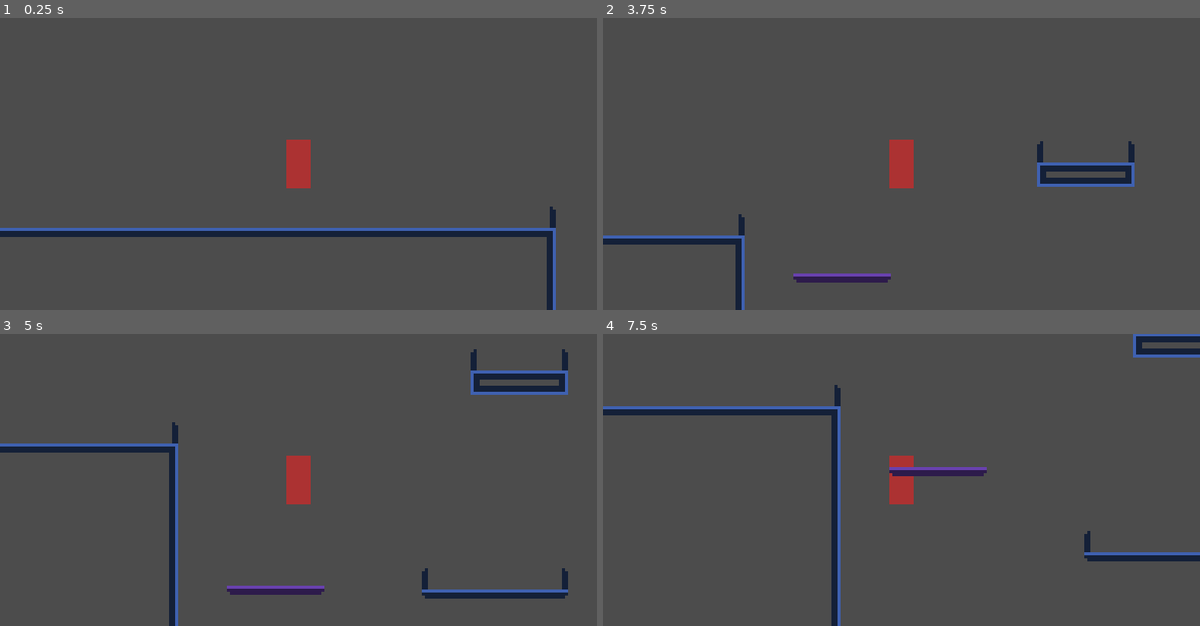
Above: before the commit, frames 1-4 (two rows, left to right).
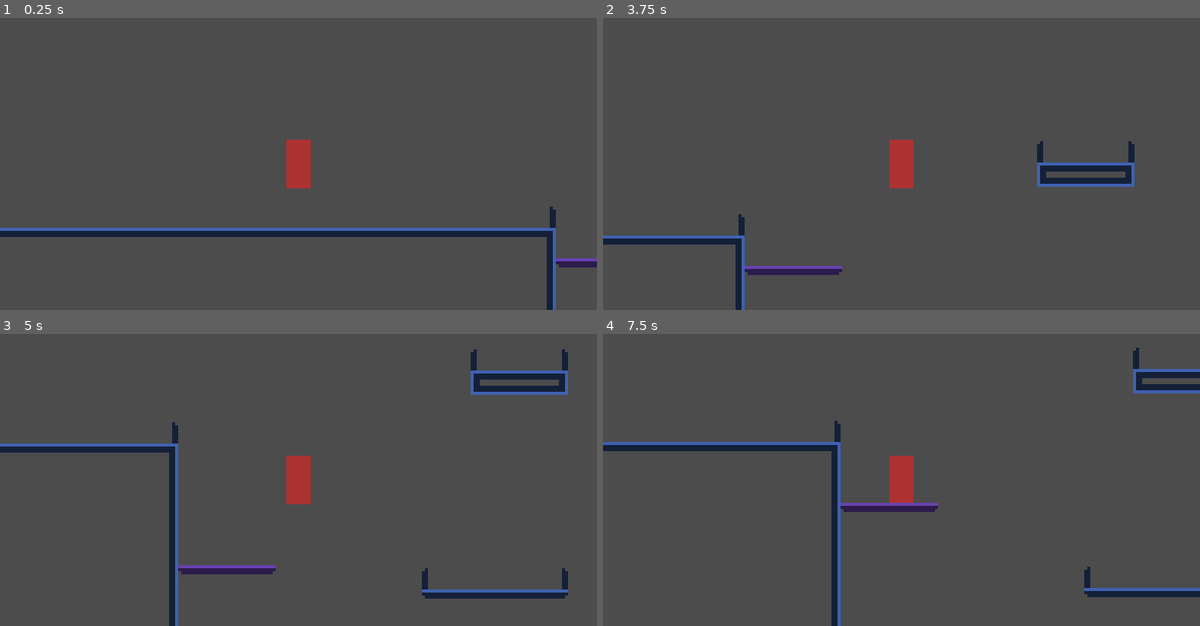
Above: after the commit, the same moments.

Repository: ChaosWitchNikol/this-unnamed-sci-fi-metroidvania
Game: Godot game, scene res://Main.tscn
Two runs of this game, one before a commit and one after it. Both use one fixed random seed, a clock stepped at 60 frames per second and the inputs below.
Inputs:
- Up to frame 1 (0.25 s): no input
- Up to frame 2 (3.75 s): hold Right (ui_right) 0.53-2.03 s; tap Space (ui_select) at 0.77, 1.52, 3.02 s; hold Left (ui_left) 2.03-2.78 s; hold Right (ui_right) from 2.78 s (still down)
- Up to frame 3 (5 s): tap Space (ui_select) at 3.77, 4.52 s; release Right (ui_right) at 4.28 s; hold Left (ui_left) from 4.28 s (still down)
- Up to frame 4 (7.5 s): release Left (ui_left) at 5.03 s; hold Right (ui_right) 5.03-5.78 s; hold Left (ui_left) 5.78-7.28 s; tap Space (ui_select) at 6.02, 6.77 s; hold Right (ui_right) from 7.28 s (still down)

The runs differ from the first frame. In frame 1, 0.2% of the frame differs, in the area x 93-100%, y 82-86%; in frame 2, 1.0%; in frame 3, 1.0%; in frame 4, 6.4%, in the area x 0-100%, y 0-91%.

Commit message:
moving platform refactoring

Diff:
--- a/src/Main.tscn
+++ b/src/Main.tscn
@@ -1,9 +1,10 @@
-[gd_scene load_steps=5 format=2]
+[gd_scene load_steps=6 format=2]
 
 [ext_resource path="res://assests/tilesets/base.tileset.tres" type="TileSet" id=1]
 [ext_resource path="res://scenes/Player.tscn" type="PackedScene" id=2]
-[ext_resource path="res://scenes/MovingPlatform.tscn" type="PackedScene" id=3]
-[ext_resource path="res://scenes/MovingPlatformPoint.tscn" type="PackedScene" id=4]
+[ext_resource path="res://scenes/MovingPlatform.container.tscn" type="PackedScene" id=3]
+[ext_resource path="res://scenes/MovingPlatform.tscn" type="PackedScene" id=4]
+[ext_resource path="res://scenes/MovingPlatform.point.tscn" type="PackedScene" id=5]
 
 [node name="Main" type="Node2D"]
 
@@ -24,22 +25,11 @@
 
 [node name="platforms" type="Node" parent="."]
 
-[node name="PlatformMooving" parent="platforms" instance=ExtResource( 3 )]
-position = Vector2( 240, 128 )
-ONE_WAY_COLLISION = true
+[node name="MovingPlatformContainer" parent="platforms" instance=ExtResource( 3 )]
+position = Vector2( 224, 120 )
+TILE_WIDTH = 4
 
-[node name="MoovingPlatformPoint" parent="platforms/PlatformMooving" instance=ExtResource( 4 )]
+[node name="MovingPlatform" parent="platforms/MovingPlatformContainer" instance=ExtResource( 4 )]
+
+[node name="MovingPlatformPoint" parent="platforms/MovingPlatformContainer" instance=ExtResource( 5 )]
 position = Vector2( 0, 80 )
-COLOR = Color( 1, 1, 1, 1 )
-
-[node name="PlatformMooving2" parent="platforms" instance=ExtResource( 3 )]
-position = Vector2( 696, 152 )
-
-[node name="MoovingPlatformPoint" parent="platforms/PlatformMooving2" instance=ExtResource( 4 )]
-position = Vector2( 176, 0 )
-COLOR = Color( 1, 1, 1, 1 )
-
-[node name="MoovingPlatformPoint2" parent="platforms/PlatformMooving2" instance=ExtResource( 4 )]
-position = Vector2( 96, -40 )
-ORDER_NUMBER = 2
-COLOR = Color( 1, 1, 1, 1 )
--- a/src/assests/tilesets/base.tileset.tres
+++ b/src/assests/tilesets/base.tileset.tres
@@ -1,7 +1,6 @@
 [gd_resource type="TileSet" load_steps=31 format=2]
 
 [ext_resource path="res://assests/tilesets/base.tileset.png" type="Texture" id=1]
-
 
 [sub_resource type="OccluderPolygon2D" id=1]
 polygon = PoolVector2Array( 0, 0, 8, 0, 8, 8, 0, 8 )
--- a/src/project.godot
+++ b/src/project.godot
@@ -14,10 +14,20 @@
 "language": "GDScript",
 "path": "res://utils/Constants.gd"
 }, {
-"base": "Position2D",
+"base": "KinematicBody2D",
+"class": "MovingPlatform",
+"language": "GDScript",
+"path": "res://scripts/MovingPlatform.gd"
+}, {
+"base": "Node2D",
+"class": "MovingPlatformContainer",
+"language": "GDScript",
+"path": "res://scripts/MovingPlatform.container.gd"
+}, {
+"base": "Node2D",
 "class": "MovingPlatformPoint",
 "language": "GDScript",
-"path": "res://scripts/MovingPlatformPoint.gd"
+"path": "res://scripts/MovingPlatform.point.gd"
 }, {
 "base": "Object",
 "class": "Utils",
@@ -26,6 +36,8 @@
 } ]
 _global_script_class_icons={
 "Const": "",
+"MovingPlatform": "",
+"MovingPlatformContainer": "",
 "MovingPlatformPoint": "",
 "Utils": ""
 }
--- /dev/null
+++ b/src/scenes/MovingPlatform.container.tscn
@@ -0,0 +1,10 @@
+[gd_scene load_steps=3 format=2]
+
+[ext_resource path="res://scripts/MovingPlatform.container.gd" type="Script" id=1]
+[ext_resource path="res://scenes/MovingPlatform.point.tscn" type="PackedScene" id=2]
+
+[node name="MovingPlatformContainer" type="Node2D"]
+script = ExtResource( 1 )
+COLOR = Color( 1, 1, 1, 1 )
+
+[node name="MovingPlatformPoint0" parent="." instance=ExtResource( 2 )]
--- /dev/null
+++ b/src/scenes/MovingPlatform.point.tscn
@@ -0,0 +1,15 @@
+[gd_scene load_steps=2 format=2]
+
+[ext_resource path="res://scripts/MovingPlatform.point.gd" type="Script" id=1]
+
+[node name="MovingPlatformPoint" type="Node2D"]
+z_index = 100
+script = ExtResource( 1 )
+
+[node name="Label" type="Label" parent="."]
+margin_left = -24.0
+margin_top = -16.0
+margin_right = 24.0
+text = "1"
+align = 1
+valign = 1
--- a/src/scenes/MovingPlatform.tscn
+++ b/src/scenes/MovingPlatform.tscn
@@ -1,27 +1,21 @@
-[gd_scene load_steps=6 format=2]
+[gd_scene load_steps=4 format=2]
 
 [ext_resource path="res://scripts/MovingPlatform.gd" type="Script" id=1]
-[ext_resource path="res://scripts/MovingPlatformBody.gd" type="Script" id=2]
-[ext_resource path="res://assests/tilesets/base.platform.tileset.tres" type="TileSet" id=3]
-[ext_resource path="res://scripts/MovingPlatformTiles.gd" type="Script" id=4]
+[ext_resource path="res://assests/tilesets/base.platform.tileset.tres" type="TileSet" id=2]
 
 [sub_resource type="RectangleShape2D" id=1]
-extents = Vector2( 16, 4 )
+extents = Vector2( 8, 4 )
 
-[node name="PlatformMooving" type="Node2D"]
+[node name="MovingPlatform" type="KinematicBody2D"]
 script = ExtResource( 1 )
 
-[node name="Body" type="KinematicBody2D" parent="."]
-script = ExtResource( 2 )
-
-[node name="Collision" type="CollisionShape2D" parent="Body"]
+[node name="Collision" type="CollisionShape2D" parent="."]
+position = Vector2( 0, 4 )
 shape = SubResource( 1 )
 
-[node name="Tiles" type="TileMap" parent="Body"]
-position = Vector2( -16, -4 )
-tile_set = ExtResource( 3 )
+[node name="Tiles" type="TileMap" parent="."]
+tile_set = ExtResource( 2 )
 cell_size = Vector2( 8, 8 )
-cell_quadrant_size = 4
+cell_quadrant_size = 2
 format = 1
-tile_data = PoolIntArray( 0, 3, 0, 1, 4, 0, 2, 4, 0, 3, 536870915, 0 )
-script = ExtResource( 4 )
+tile_data = PoolIntArray( 65535, 0, 0, 0, 2, 0 )
--- a/src/scenes/MovingPlatformPoint.tscn
+++ /dev/null
@@ -1,15 +0,0 @@
-[gd_scene load_steps=2 format=2]
-
-[ext_resource path="res://scripts/MovingPlatformPoint.gd" type="Script" id=1]
-
-[node name="MoovingPlatformPoint" type="Position2D"]
-script = ExtResource( 1 )
-
-[node name="Label" type="Label" parent="."]
-margin_left = -20.0
-margin_top = -20.0
-margin_right = 20.0
-margin_bottom = -6.0
-text = "1"
-align = 1
-valign = 1
--- /dev/null
+++ b/src/scripts/MovingPlatform.container.gd
@@ -0,0 +1,46 @@
+tool
+extends Node2D
+class_name MovingPlatformContainer
+const class_type : String = "MovingPlatformContainer"
+
+export (float, 10, 100) var MOVEMENT_SPEED : float = 40.0
+export var ONE_WAY_COLLISION : bool = true setget __set_one_way_collision
+export (int, 2, 8) var TILE_WIDTH : int = 2 setget __set_tile_width
+export var COLOR : Color = "#FFFFFF" setget __set_color
+
+func _ready() -> void:
+	$MovingPlatformPoint0.set_as_zero()
+	update_points()
+
+func update_points() -> void:
+	for point in get_points():
+		point.update_all(self)
+func get_points() -> Array:
+	var points : Array = Utils.get_node_children_by_class_type(self, MovingPlatformPoint.class_type)
+	return Utils.sort_nodes_by_order_number(points)
+
+func get_points_positions() -> Array:
+	var positions : Array = Array()
+	for point in get_points():
+		positions.append(point.position)
+	return positions
+
+func clear_points() -> void:
+	var points : Array = Utils.get_node_children_by_class_type(self, MovingPlatformPoint.class_type)
+	for point in points:
+		point.queue_free()
+
+
+
+func __set_one_way_collision(value : bool) -> void:
+	ONE_WAY_COLLISION = value
+	print(value)
+	update_points()
+
+func __set_tile_width(value : int) -> void:
+	TILE_WIDTH = value
+	update_points()
+
+func __set_color(value : Color) -> void:
+	COLOR = value
+	update_points()
--- a/src/scripts/MovingPlatform.gd
+++ b/src/scripts/MovingPlatform.gd
@@ -1,66 +1,57 @@
-tool
-extends Node2D
+extends KinematicBody2D
+class_name MovingPlatform
 
-const PointScene : PackedScene = preload("res://scenes/MovingPlatformPoint.tscn")
+var points : Array = Array()
+var target_point_index : int = 0
 
-onready var Tiles : TileMap = get_node("Body/Tiles")
-
-#	export variables
-export var MOVEMENT_SPEED : float = 40.0
-export var ONE_WAY_COLLISION : bool = false setget __set_one_way_collision
-export (int, 2, 16) var SIZE_X : int = 4 setget __set_size_x
-
-#	point variables
-var all_points : Array
-var current_point_index : int = 0
-var next_point_index : int = 1
-
-#	lifetime variables
 var direction : Vector2 = Vector2()
+var move_speed : float = 0
 
 func _ready() -> void:
-	# create starting point
-	var point = PointScene.instance()
-	point.set_as_start()
-	add_child(point)
-
-	# get all points and sort them by order number
-	all_points = Utils.get_node_children_by_type(self, "Position2D")
-	all_points = Utils.sort_nodes_by_order_number(all_points)
-
-	# set statrting moving direction
-	set_direction_vector()
-
-	#	set tiles
-	set_tiles()
+	var parent = get_parent()
+	if parent and parent.get("class_type") == "MovingPlatformContainer":
+		points = parent.get_points_positions()
+		parent.clear_points()
+		move_speed = parent.MOVEMENT_SPEED
+		setup_collision(parent)
+		setup_tilemap(parent)
+		next_target_point()
 
 
-
-func get_next_point_position() -> Vector2:
-	return all_points[next_point_index].position
-
-func set_direction_vector():
-	direction = all_points[next_point_index].global_position - all_points[current_point_index].global_position
-	direction = direction.normalized()
-
-func set_next_target_point():
-	current_point_index += 1
-	if current_point_index >= all_points.size():
-		current_point_index = 0
-
-	next_point_index = current_point_index + 1
-	if next_point_index >= all_points.size():
-		next_point_index = 0
+func _physics_process(delta) -> void:
+	if points.size() > 1:
+		position += direction * move_speed * delta
+		if position.distance_to(points[target_point_index]) < 0.5:
+			next_target_point()
 
 
-func set_tiles() -> void:
-	var tiles : TileMap = get_node("Body/Tiles")
-	tiles.size_x = SIZE_X * Const.TILE_SIZE
-	tiles.one_way = ONE_WAY_COLLISION
+func next_target_point():
+	target_point_index += 1
+	if target_point_index > points.size() - 1:
+		target_point_index = 0
+	direction = (points[target_point_index] - position).normalized()
 
-func __set_one_way_collision(value : bool) -> void:
-	ONE_WAY_COLLISION = value
-	set_tiles()
-func __set_size_x(value : int) -> void:
-	SIZE_X = value
-	set_tiles()
+
+func setup_collision(parent : Node2D) -> void:
+	# first set new extent size
+	$Collision.shape.extents.x = parent.TILE_WIDTH * Const.TILE_HALF_SIZE
+	# second set one way collision
+	$Collision.set_one_way_collision(parent.ONE_WAY_COLLISION)
+
+func setup_tilemap(parent : Node2D) -> void:
+	$Tiles.clear()
+	$Tiles.position.x = - parent.TILE_WIDTH * Const.TILE_HALF_SIZE
+	var tile_offset = 3
+	if parent.ONE_WAY_COLLISION:
+		tile_offset = 0
+	var platform_width = parent.TILE_WIDTH * Const.TILE_SIZE
+
+	#	set left edge tile
+	$Tiles.set_cell(0, 0, tile_offset)
+	#	set right edge tile
+	$Tiles.set_cell(parent.TILE_WIDTH - 1, 0, tile_offset, true)
+
+	#	set middle tiles
+	if parent.TILE_WIDTH > 2:
+		for index in range(1, parent.TILE_WIDTH - 1):
+			$Tiles.set_cell(index, 0, tile_offset + 1)
--- /dev/null
+++ b/src/scripts/MovingPlatform.point.gd
@@ -0,0 +1,47 @@
+tool
+extends Node2D
+class_name MovingPlatformPoint
+const class_type : String = "MovingPlatformPoint"
+
+export(int, 1, 10) var ORDER_NUMBER : int = 1 setget __set_order_number
+
+func _ready() -> void:
+	if not Engine.editor_hint:
+		$Label.visible = false
+		$Label.queue_free()
+	$Label.text = str(ORDER_NUMBER)
+
+func set_as_zero() -> void:
+	ORDER_NUMBER = 0
+	$Label.text = "0"
+func update_all(parent : Node2D) -> void:
+	update()
+	modulate = parent.COLOR
+
+func _draw() -> void:
+	if not Engine.editor_hint:
+		return
+	var P  = get_parent()
+	if P:
+		var top_left : Vector2 = Vector2(-(P.TILE_WIDTH * Const.TILE_HALF_SIZE), 0)
+		var top_right : Vector2 = Vector2(P.TILE_WIDTH * Const.TILE_HALF_SIZE, 0)
+		var bot_left : Vector2 = Vector2(-(P.TILE_WIDTH * Const.TILE_HALF_SIZE), 8)
+		var bot_right : Vector2 = Vector2(P.TILE_WIDTH * Const.TILE_HALF_SIZE, 8)
+
+		draw_colored_line(top_left, top_right)
+		draw_colored_line(top_left, bot_left, P.ONE_WAY_COLLISION, 0.6)
+		draw_colored_line(top_right, bot_right, P.ONE_WAY_COLLISION, 0.6)
+		draw_colored_line(bot_left, bot_right, P.ONE_WAY_COLLISION, 0.5)
+
+
+func draw_colored_line(from : Vector2, to : Vector2, transparent : bool = false, transparency : float = 0.5) -> void:
+	var col : Color = "#FFFFFF"
+	col.a = 1
+	if transparent:
+		col.a = transparency
+	draw_line(from, to, col, 1.1)
+
+
+func __set_order_number(value : int) -> void:
+	ORDER_NUMBER = value
+	$Label.text = str(value)
--- a/src/scripts/MovingPlatformBody.gd
+++ /dev/null
@@ -1,14 +0,0 @@
-extends KinematicBody2D
-
-onready var P = get_owner()
-
-func _ready():
-	$Collision.shape.extents.x = P.SIZE_X * Const.TILE_HALF_SIZE
-	$Collision.shape.extents.y = Const.TILE_HALF_SIZE
-	$Collision.one_way_collision = P.ONE_WAY_COLLISION
-
-func _physics_process(delta):
-	position += P.direction * P.MOVEMENT_SPEED * delta
-	if position.distance_to(P.get_next_point_position()) < 1.0:
-		P.set_next_target_point()
-		P.set_direction_vector()
--- a/src/scripts/MovingPlatformPoint.gd
+++ /dev/null
@@ -1,41 +0,0 @@
-tool
-extends Position2D
-class_name MovingPlatformPoint
-
-export var ORDER_NUMBER : int = 1 setget _set_order_number
-export var COLOR : Color = "#FFFFFF" setget _set_color
-export var VISIBLE_FOR_DEBUG : bool = false
-
-onready var NumberLabel : Label = get_node("Label")
-
-func _set_order_number(value : int) -> void:
-	if value > 0:
-		ORDER_NUMBER = value
-		update()
-		if NumberLabel:
-			NumberLabel.text = str(value)
-
-func _set_color(value : Color) -> void:
-	COLOR = value
-	update()
-	if NumberLabel:
-		NumberLabel.modulate = value
-
-
-
-func _ready() -> void:
-	if not VISIBLE_FOR_DEBUG and not Engine.editor_hint:
-		NumberLabel.visible = false
-	NumberLabel.text = str(ORDER_NUMBER)
-	NumberLabel.modulate = COLOR
-
-
-func _draw() -> void:
-	if not VISIBLE_FOR_DEBUG and not Engine.editor_hint:
-		return
-	draw_line(Vector2(-5, 0), Vector2(5, 0), COLOR, 1.2)
-	draw_line(Vector2(0, -5), Vector2(0, 5), COLOR, 1.2)
-
-
-func set_as_start() -> void:
-	ORDER_NUMBER = 0
--- a/src/scripts/MovingPlatformTiles.gd
+++ /dev/null
@@ -1,32 +0,0 @@
-tool
-extends TileMap
-
-var one_way : bool = false setget __set_one_way
-var size_x : int = 16 setget __set_size_x
-
-
-func __set_one_way(value : bool) -> void:
-	one_way = value
-	set_tiles()
-
-func __set_size_x(value : int) -> void:
-	size_x = value
-	position.x = - (size_x / 2)
-	set_tiles()
-
-
-
-func set_tiles() -> void:
-	clear()
-	var add = 3
-	if one_way:
-		add = 0
-	var number_of_tiles = size_x / Const.TILE_SIZE
-	#	set first cell
-	set_cell(0, 0, 0 + add)
-	#	set last cell
-	set_cell(number_of_tiles - 1, 0, 0 + add, true)
-
-	if number_of_tiles > 2:
-		for index in range(1, number_of_tiles - 1):
-			set_cell(index, 0, 1 + add)
--- a/src/utils/Utils.gd
+++ b/src/utils/Utils.gd
@@ -11,6 +11,14 @@
 
 	return found_children
 
+static func get_node_children_by_class_type(parent_node : Node, class_type : String) -> Array:
+	var found_children = Array()
+
+	for child in parent_node.get_children():
+		if child.get("class_type") == class_type:
+			found_children.append(child)
+
+	return found_children
 
 
 
